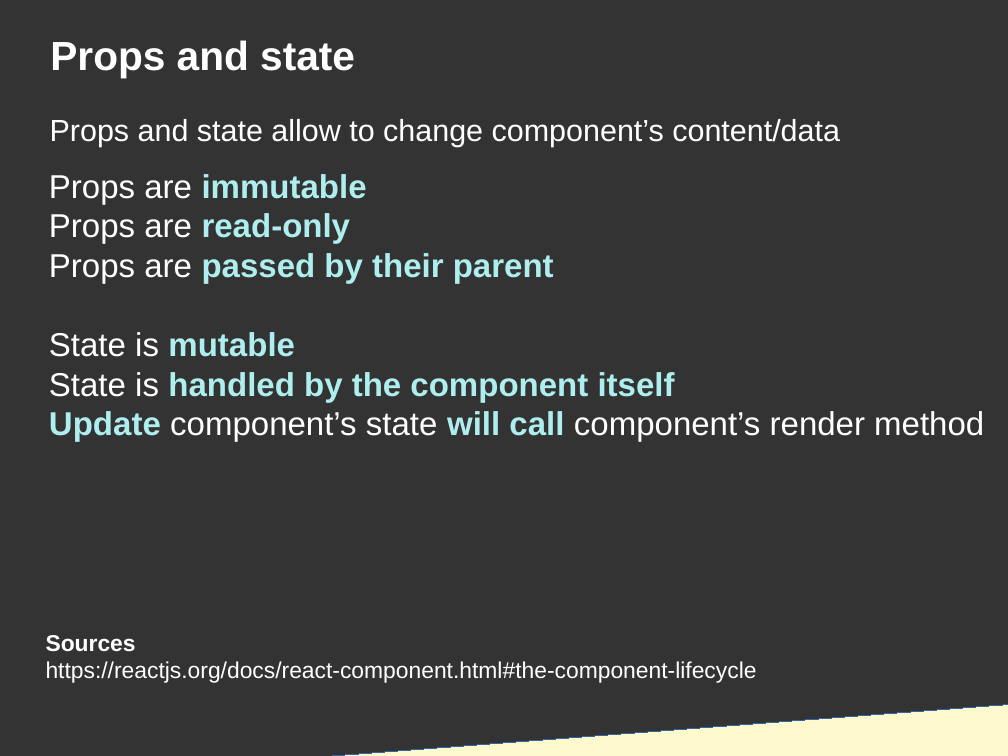
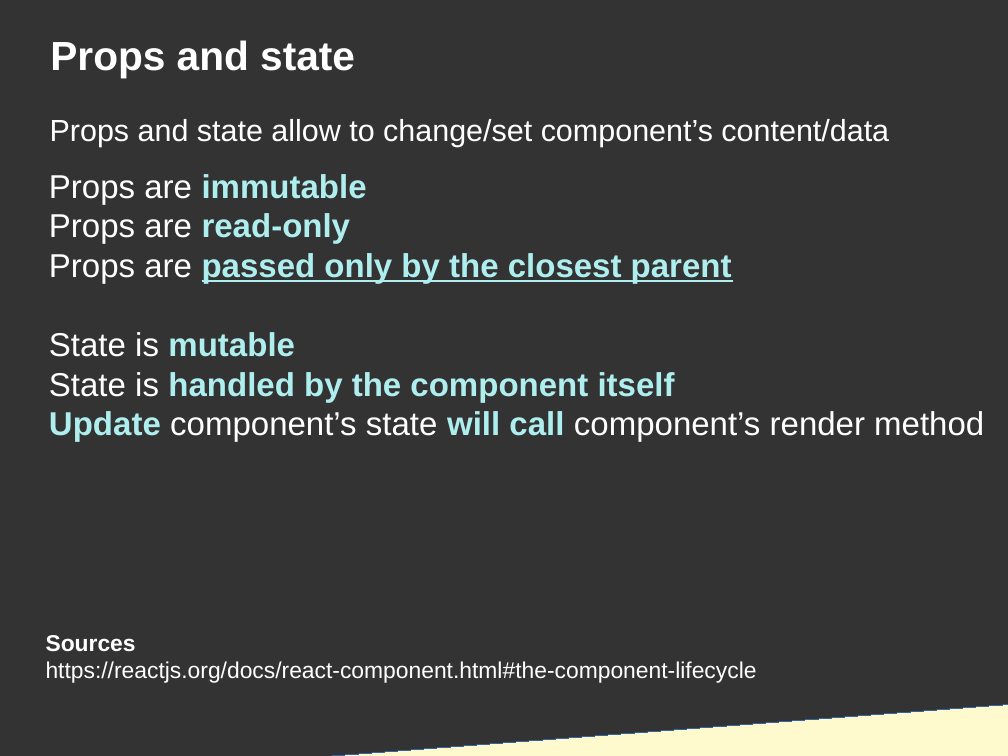
Before and after one commit to DanYellow/presentations, a slide deck: slide 21 of react-redux-101/presentation.odp. Drawn at 1008x756 pixels with LibreOffice and Linux fonts; fonts in the diff are those of the drawing. Boxes give left, top, right and bottom in pixels: in the first picture for what was removed or moved away, otherwise in the second. Text is boxed around its words. In the diff, an @@ line names an element or a change of style, - is before the commit and + after.

```diff
--- a/react-redux-101/presentation.odp
+++ b/react-redux-101/presentation.odp
@@ title at <box>50,119,889,147</box>: text changed @@
-Props and state allow to change component’s content/data
+Props and state allow to change/set component’s content/data
@@ title at <box>49,253,984,442</box>: text changed @@
-Props are passed by their parent
-State is mutable
-State is handled by the component itself
-Update component’s state will call component’s render method
+Props are passed only by the closest parent
+State is mutable
+State is handled by the component itself
+Update component’s state will call component’s render method
```
Also in this commit, not shown: 5 other slides changed, 22 slides added, 1 slide removed, 25 other files.
